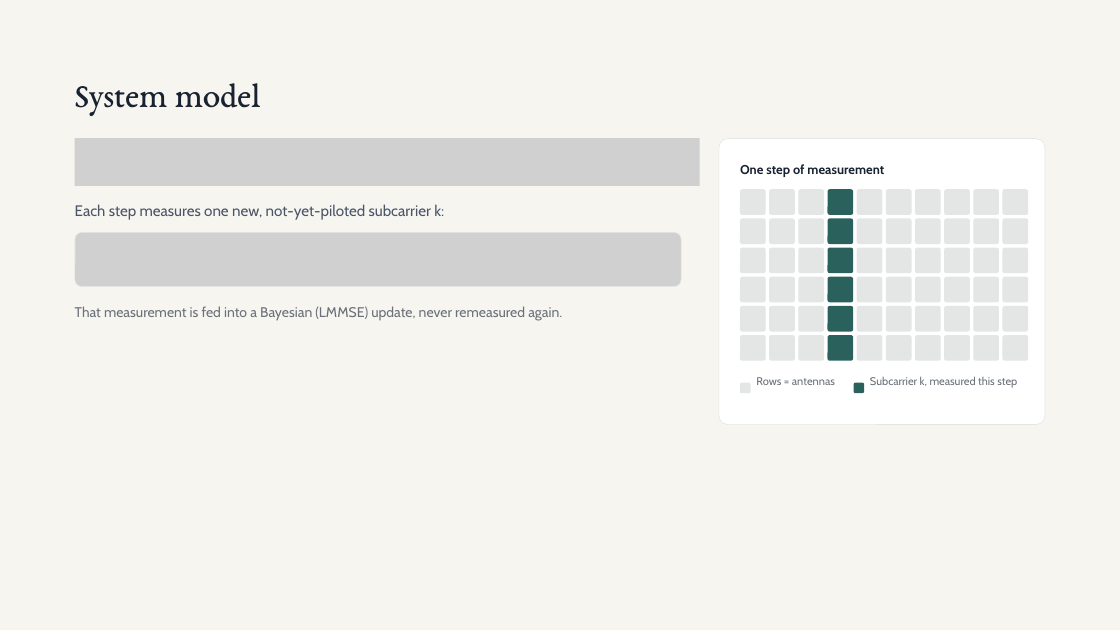
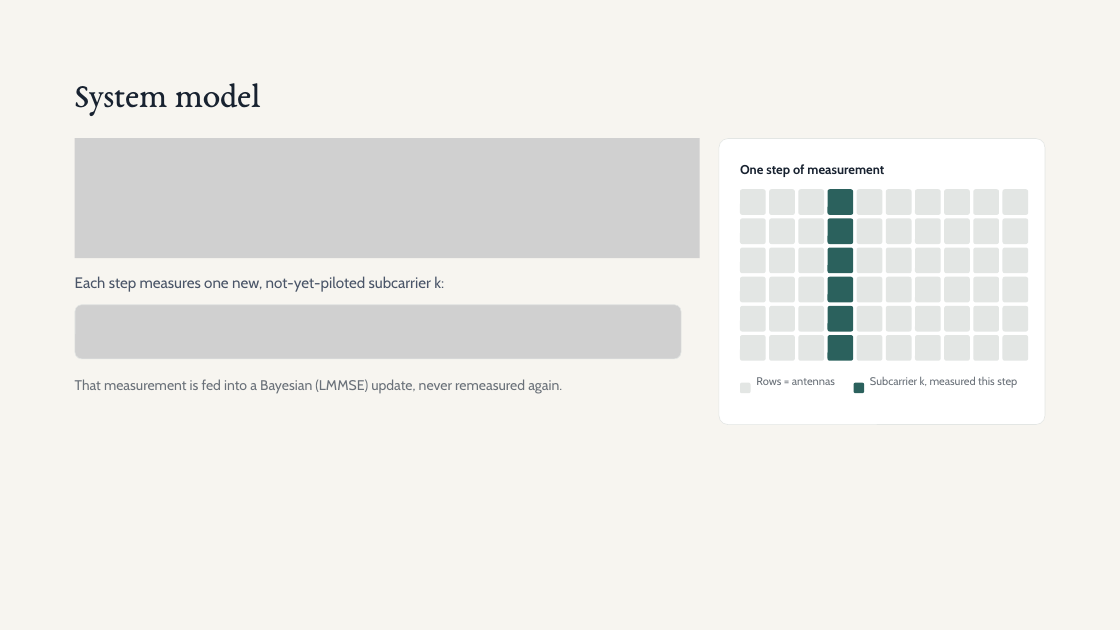
Before and after one commit to tal-pardo/model_based_pilot_allocation, a slide deck: slide 4 of Adaptive Pilot allocation - Research Presentation.pptx. Drawn at 1120x630 pixels with LibreOffice and Linux fonts; fonts in the diff are those of the drawing; grey boxes stand for pictures. Boxes give left, top, right and bottom in pixels: in the first picture for what was removed or moved away, otherwise in the second. Text is boxed around its words. In the diff, an @@ line names an element or a change of style, - is before the commit and + after.

```diff
--- a/Adaptive Pilot allocation - Research Presentation.pptx
+++ b/Adaptive Pilot allocation - Research Presentation.pptx
@@ picture: place and size @@
-picture at bbox=[75, 139, 700, 187]
+picture at bbox=[75, 139, 700, 259]
@@ picture removed at bbox=[75, 233, 681, 287] @@
@@ text "Each step measures one new, ...": place and size @@
-text "Each step measures one new, ..." at bbox=[75, 204, 444, 220]
+text "Each step measures one new, ..." at bbox=[75, 276, 444, 292]
@@ picture added at bbox=[75, 305, 681, 359] @@
@@ text "That measurement is fed into ...": place and size @@
-text "That measurement is fed into ..." at bbox=[75, 306, 562, 321]
+text "That measurement is fed into ..." at bbox=[75, 379, 562, 394]
```
Also in this commit, not shown: 4 other slides changed, 3 slides added, 5 slides removed, 4 other files.
